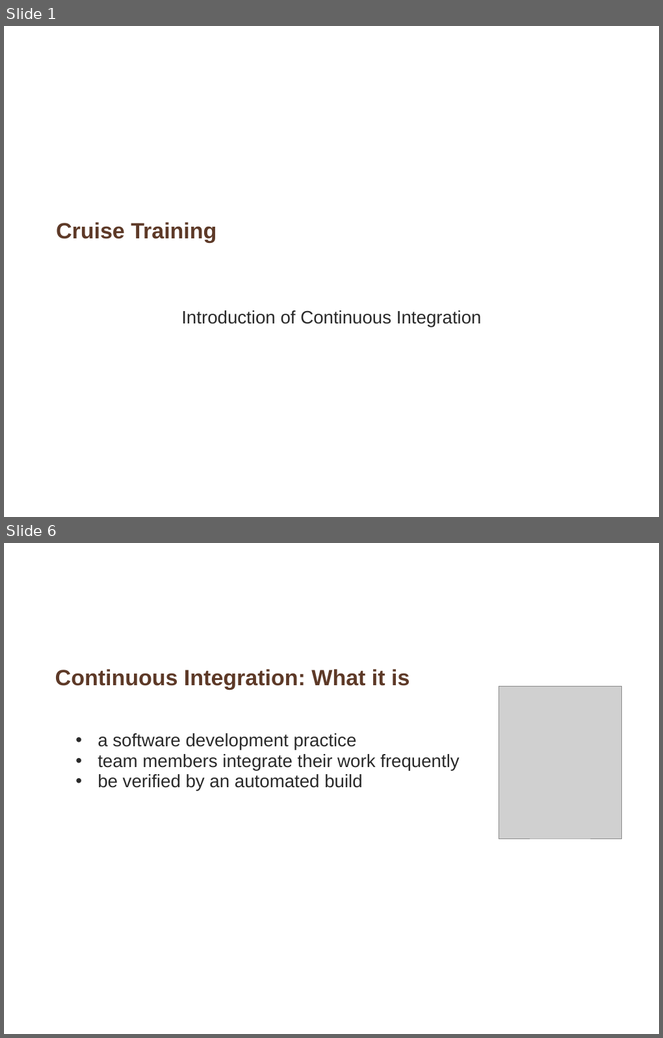
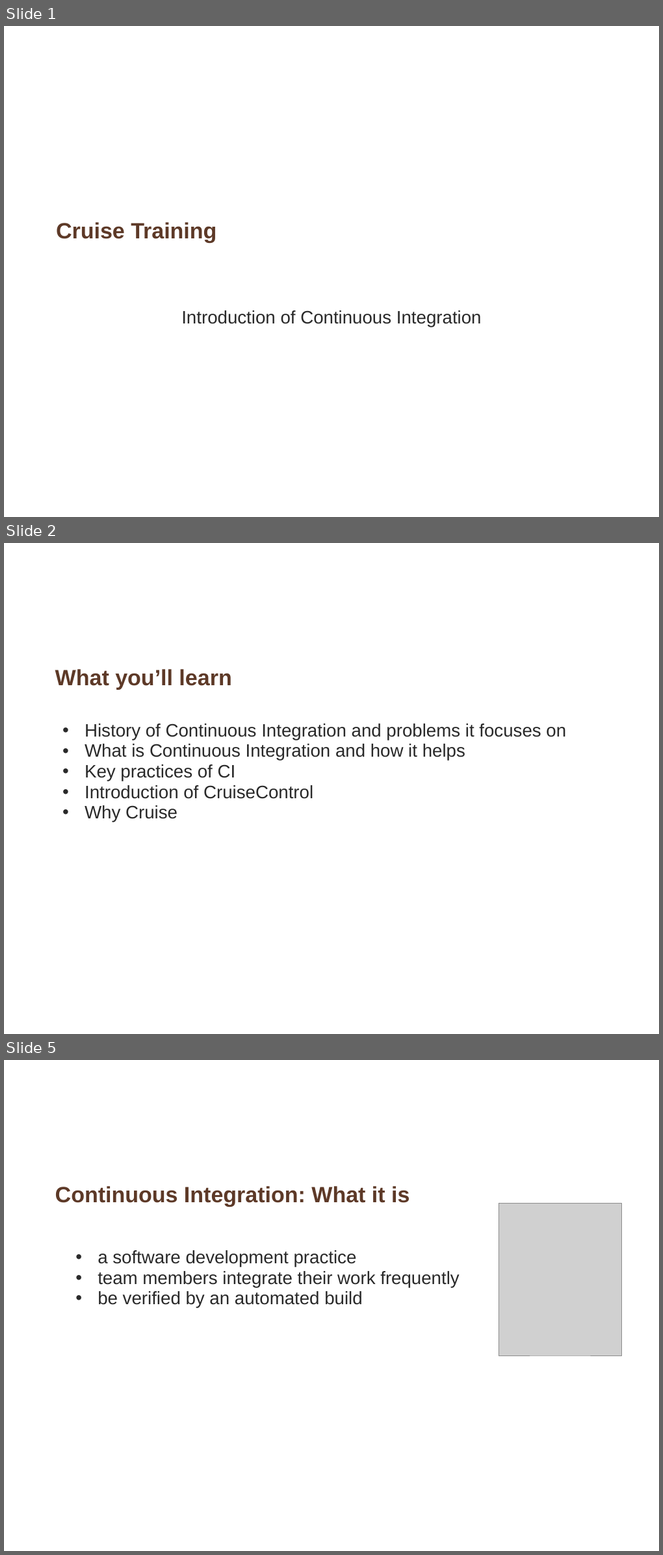
Before and after one commit to whimet/cruisetraining, a slide deck: Introduction_continuous_integration.ppt. Shown one above the other, each under a label of ours: slides 1 and 6 before the commit, slides 1, 2 and 5 after it; the slides between them are not shown. The pictures are 663x1038 and 663x1555 pixels, drawn with LibreOffice and Linux fonts; fonts in the diff are those of the drawing; grey boxes stand for pictures; background and template pictures are left out. Boxes give left, top, right and bottom in pixels: in the first picture for what was removed or moved away, otherwise in the second. Text is boxed around its words. In the diff, an @@ line names an element or a change of style, - is before the commit and + after.

Commit message:
Redesigned the ppt for Intro_to_CI

```diff
--- a/Introduction_continuous_integration.ppt
+++ b/Introduction_continuous_integration.ppt
@@ slide 2 added at [4,543,659,1034], background picture (left out) @@
@@ title added at [55,669,232,689], 27 pt, text #5D3927, bold @@
+What you’ll learn
@@ text added at [85,724,566,823], 22 pt, text #292929 @@
+  • History of Continuous Integration and problems it focuses on
+  • What is Continuous Integration and how it helps
+  • Key practices of CI
+  • Introduction of CruiseControl
+  • Why Cruise
@@ what was slide 6 is now slide 5 @@
```
Also in this commit, not shown: 2 slides changed, 10 other slides added, 9 slides removed.
